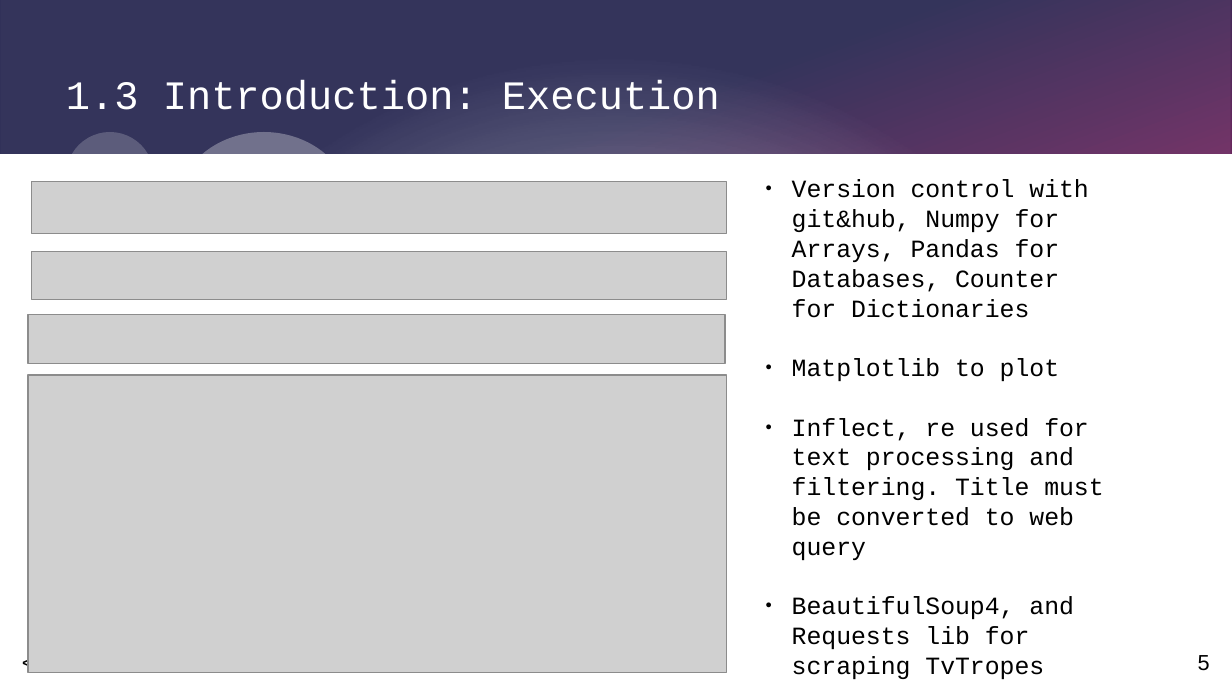
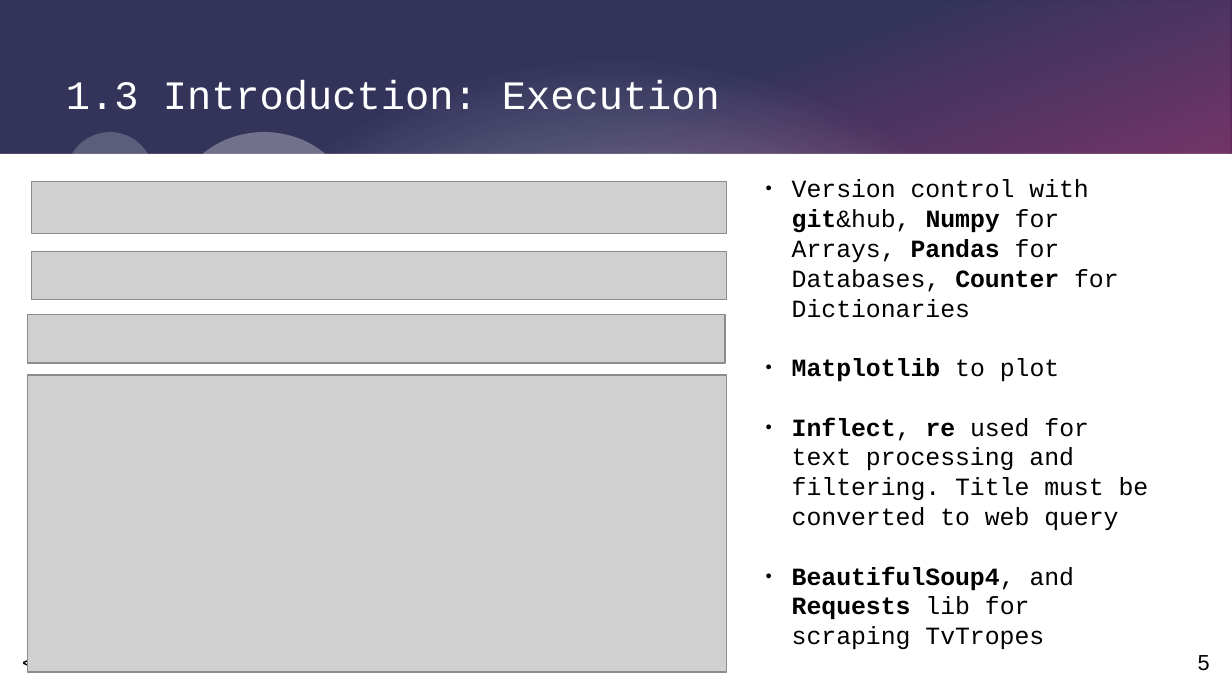
Before and after one commit to SacredFisher/Python_Project, a slide deck: slide 5 of SrikarP_FilmProject.pptx. Drawn at 1232x693 pixels with LibreOffice and Linux fonts; fonts in the diff are those of the drawing; grey boxes stand for pictures. Boxes give left, top, right and bottom in pixels: in the first picture for what was removed or moved away, otherwise in the second. Text is boxed around its words. In the diff, an @@ line names an element or a change of style, - is before the commit and + after.

```diff
--- a/SrikarP_FilmProject.pptx
+++ b/SrikarP_FilmProject.pptx
@@ text "Version control with git&hub, Numpy ..." at (792, 179, 1149, 649): bold on in "git&hub, Numpy Pandas Counter", "Matplotlib", "Inflect, re", "BeautifulSoup4, Requests" @@
```
Also in this commit, not shown: 5 other slides changed.
